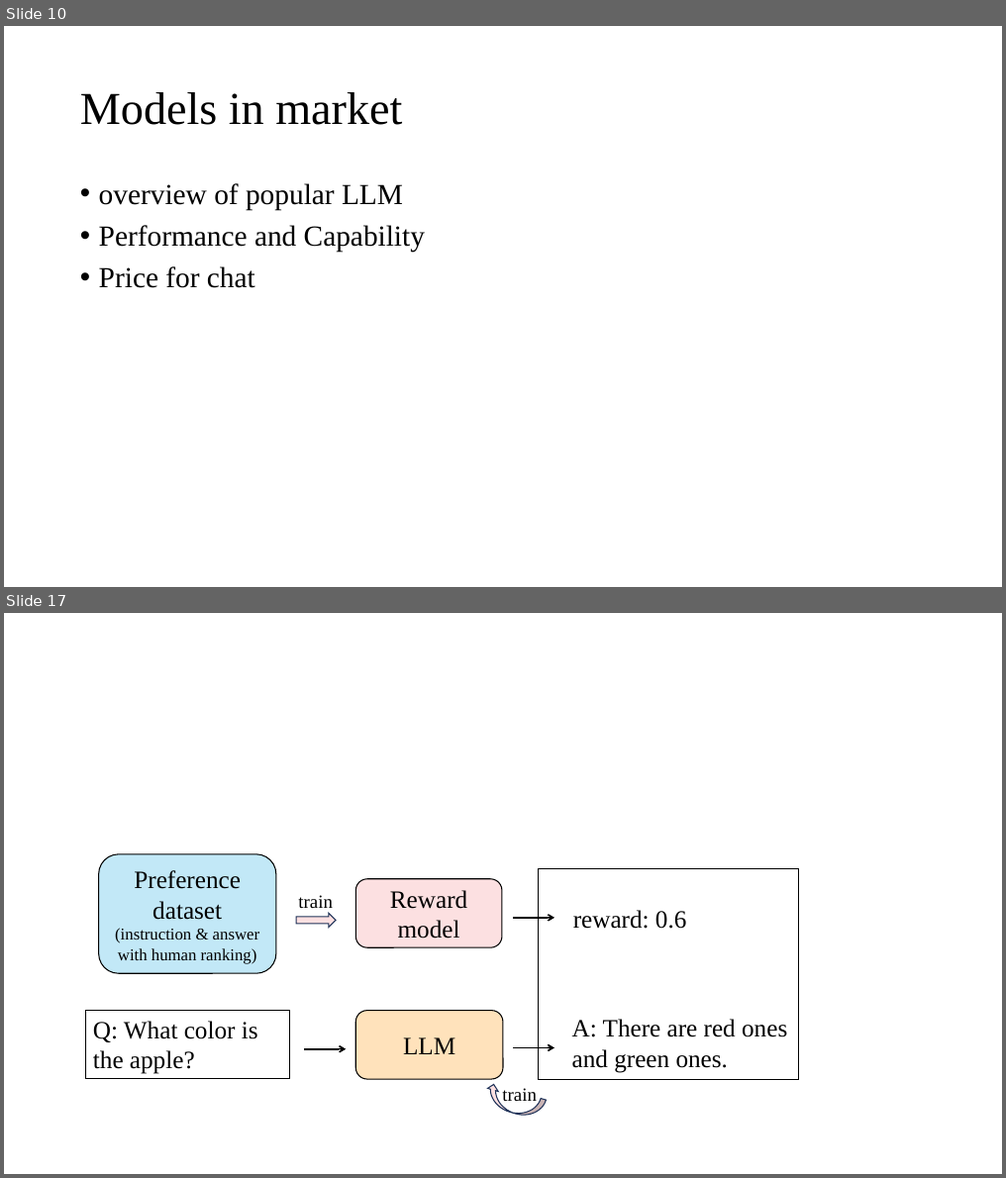
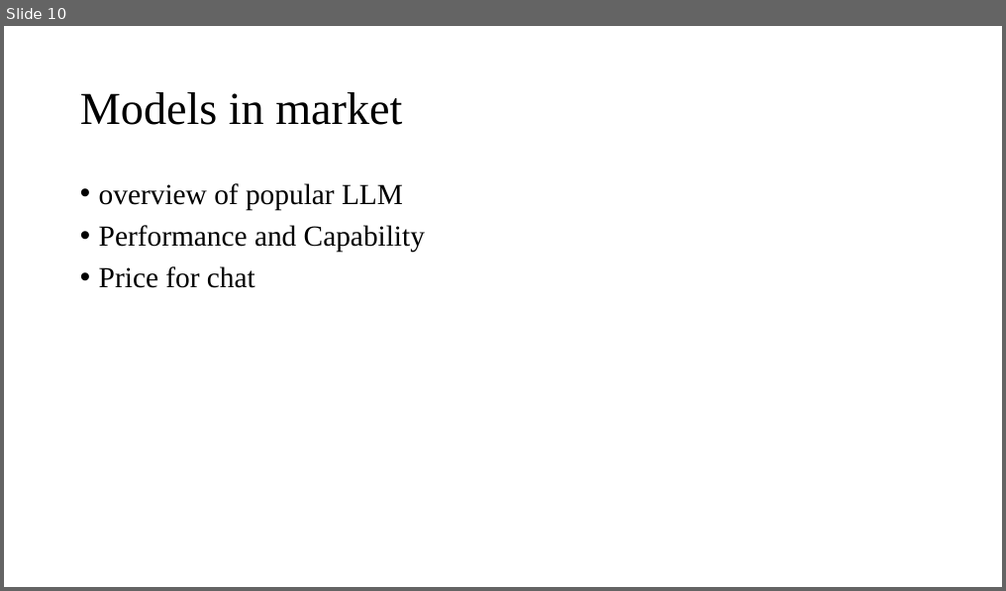
Before and after one commit to dlmuzpy/Analysis-of-Large-Language-Models, a slide deck: LLM analysis.pptx. Shown one above the other, each under a label of ours: slides 10 and 17 before the commit, slide 10 after it; the slides between them are not shown. The pictures are 1006x1178 and 1006x591 pixels, drawn with LibreOffice and Linux fonts; fonts in the diff are those of the drawing. Boxes give left, top, right and bottom in pixels: in the first picture for what was removed or moved away, otherwise in the second. Text is boxed around its words. In the diff, an @@ line names an element or a change of style, - is before the commit and + after.

```diff
--- a/LLM analysis.pptx
+++ b/LLM analysis.pptx
@@ slide 17 removed at bbox=[4, 613, 1002, 1174], background #FFFFFF @@
@@ rounded rectangle removed at bbox=[99, 855, 276, 973] @@
-Preference dataset
-(instruction & answer with human ranking)
@@ rounded rectangle removed at bbox=[355, 879, 502, 949] @@
-Reward
-model
@@ rectangle removed at bbox=[538, 869, 798, 1079] @@
@@ text removed at bbox=[298, 895, 333, 913] @@
-train
@@ right arrow removed at bbox=[296, 913, 336, 928] @@
@@ arrow removed from (513, 918) to (555, 918) @@
@@ text removed at bbox=[573, 910, 687, 929] @@
-reward: 0.6
@@ rectangle removed at bbox=[85, 1011, 289, 1078] @@
-Q: What color is the apple?
@@ rounded rectangle removed at bbox=[355, 1011, 503, 1079] @@
-LLM
@@ text removed at bbox=[572, 1019, 787, 1073] @@
-A: There are red ones and green ones.
@@ arrow removed from (304, 1050) to (347, 1050) @@
@@ arrow removed from (513, 1048) to (554, 1048) @@
@@ curved left arrow removed at bbox=[482, 1083, 546, 1122] @@
@@ text removed at bbox=[502, 1088, 537, 1106] @@
-train
```
Also in this commit, not shown: 10 other slides removed, 1 other file.
